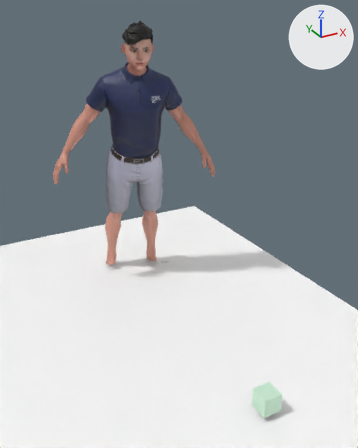
The FBX model ankle/eversion_dorsiflexion.fbx: old version first, new version second.
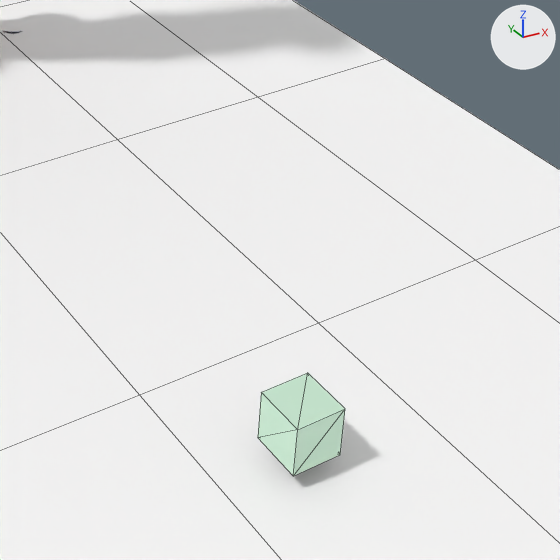
Old and new are each drawn whole from a 50 mm camera at (-1.275, -2.979, 1.782) aimed at (-0.021, -0.7, 0.643) and again close up on the part from 45% to 100% of the width and 56% to 100% of the height. Lighting does not change. The marker at upper right points along +X, +Y and +Z. The close-ups show mesh edges as thin lines. Where no turn or scale is listed for an object, it has been applied to the vertices.
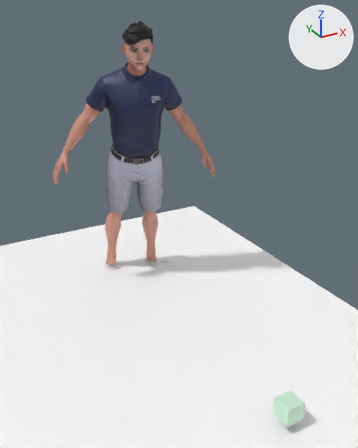
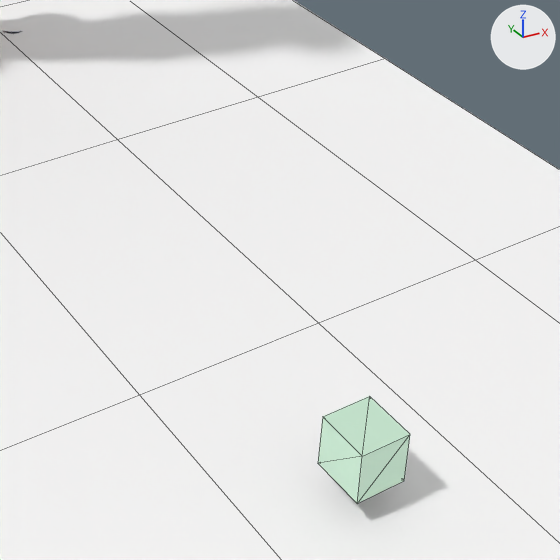
Where the change shows, as pixel boxes [x1, y1, x2, y2] in the close-ups (560 x 560 px):
'Cube', moved
    before: [258, 373, 345, 476]
    after: [318, 396, 410, 503]

Patch to the scene script:
```diff
--- a/ankle/eversion_dorsiflexion.fbx.py
+++ b/ankle/eversion_dorsiflexion.fbx.py
@@ ob_cube @@
 ob_cube = bpy.data.objects.new('Cube', me_scene)
-ob_cube.location = (-0.007, -1.553, 0.04)
+ob_cube.location = (0.036, -1.662, 0.056)
```
